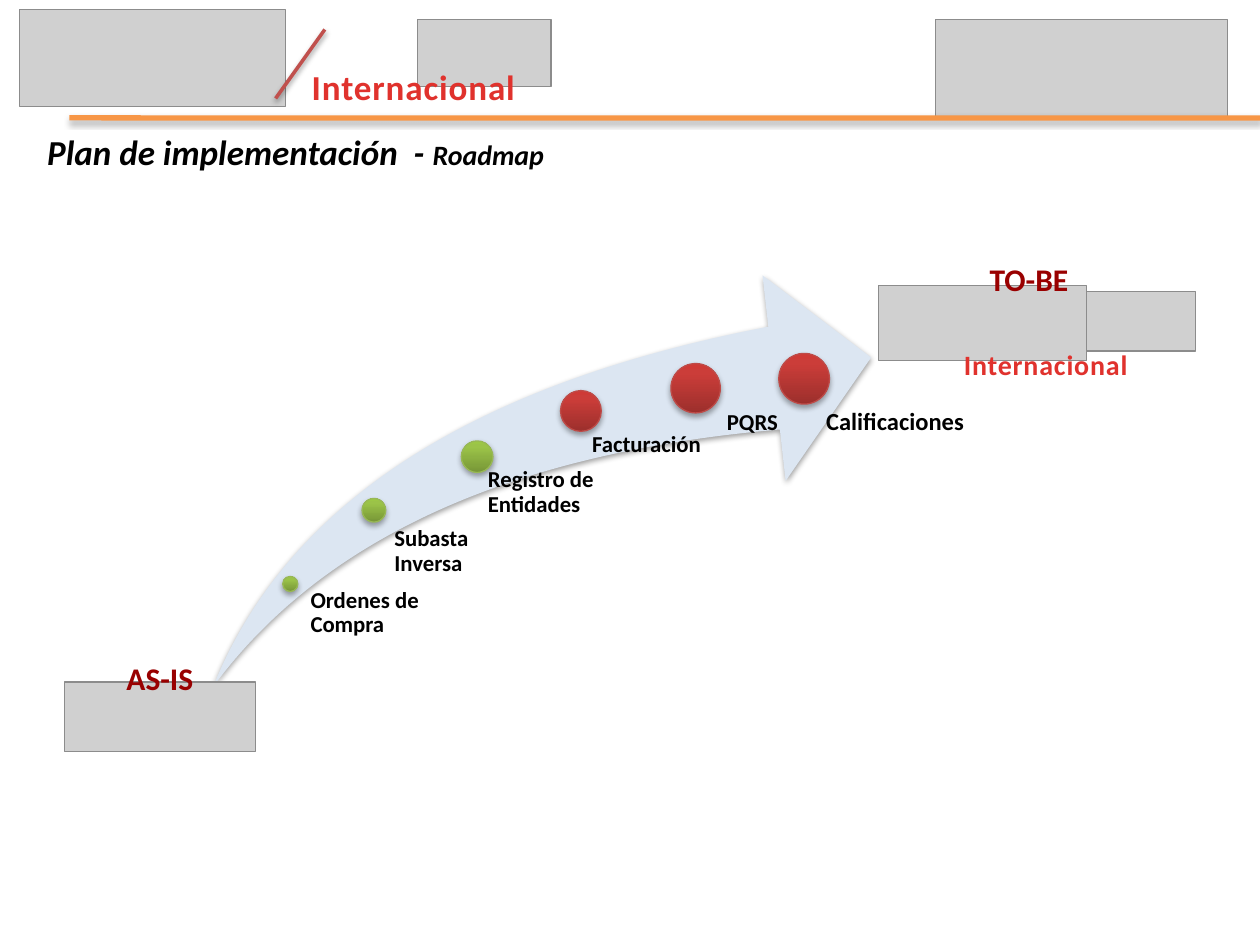
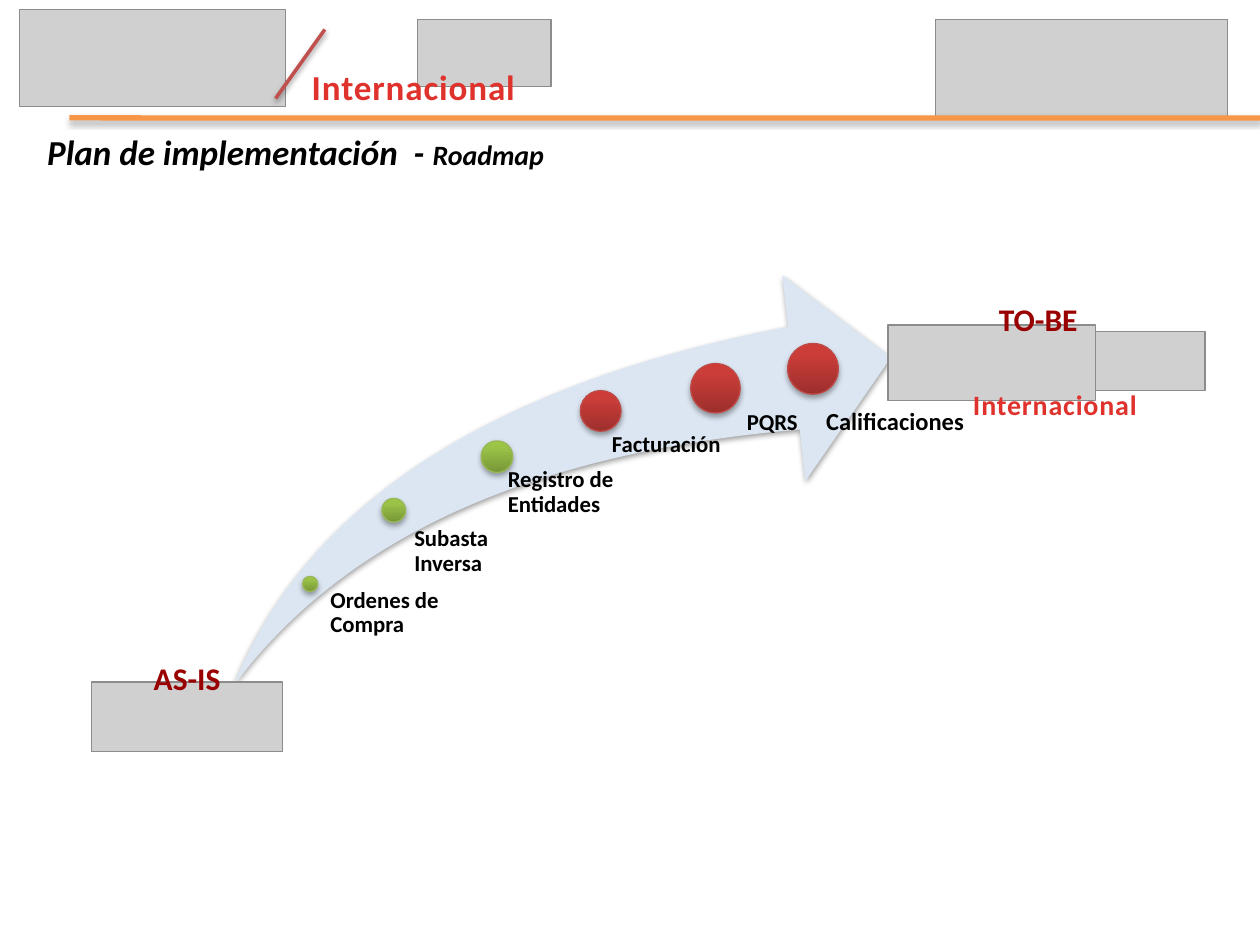
Before and after one commit to leseroth/ingenium-managment, a slide deck: slide 23 of CSOF5200 Proyecto 2/0727PresentacionIngenium.pptx (slide 21 before the commit). Drawn at 1260x945 pixels with LibreOffice and Linux fonts; fonts in the diff are those of the drawing; grey boxes stand for pictures. Boxes give left, top, right and bottom in pixels: in the first picture for what was removed or moved away, otherwise in the second. Text is boxed around its words. In the diff, an @@ line names an element or a change of style, - is before the commit and + after.

```diff
--- a/CSOF5200 Proyecto 2/0727PresentacionIngenium.pptx
+++ b/CSOF5200 Proyecto 2/0727PresentacionIngenium.pptx
@@ ellipse moved from (x1=779, y1=354, x2=829, y2=404) to (x1=788, y1=344, x2=838, y2=394) @@
@@ 2 pictures, 2 texts moved together from (x1=878, y1=265, x2=1196, y2=375) to (x1=888, y1=305, x2=1206, y2=421) @@
@@ 5 texts, 5 ellipses, 1 swoosh arrow moved together from (x1=213, y1=276, x2=871, y2=687) to (x1=233, y1=276, x2=891, y2=687) @@
@@ text "AS-IS" moved from (x1=126, y1=663, x2=193, y2=691) to (x1=154, y1=663, x2=221, y2=690) @@
@@ picture moved from (x1=64, y1=682, x2=256, y2=751) to (x1=92, y1=682, x2=284, y2=751) @@
```
Also in this commit, not shown: 2 other slides changed, 2 slides added.
